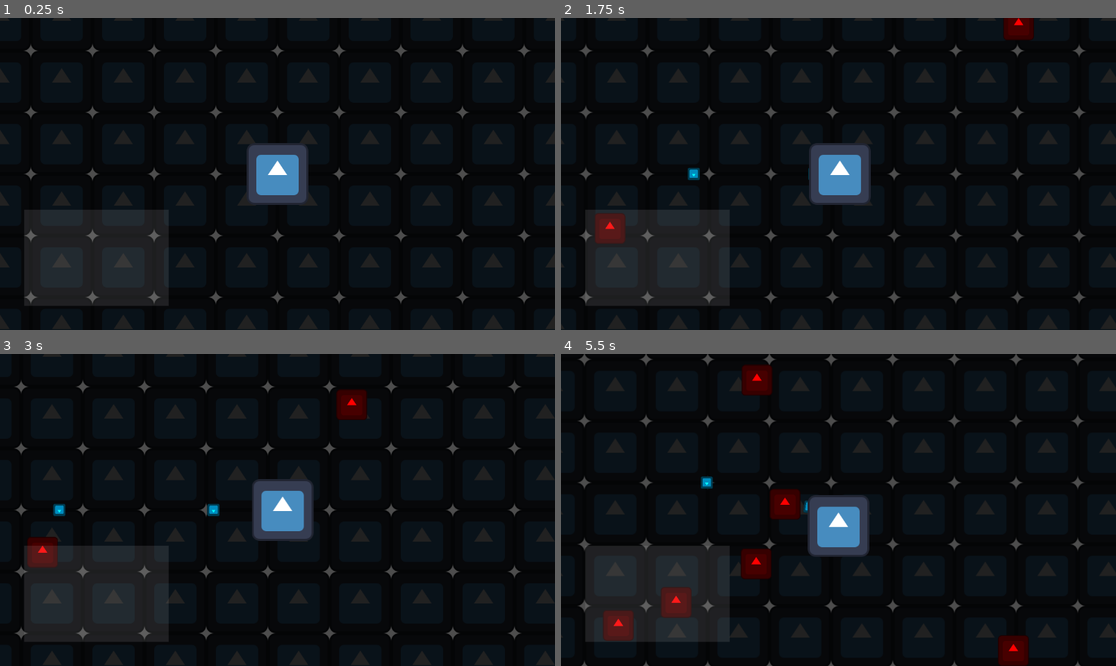
Above: before the commit, frames 1-4 (two rows, left to right).
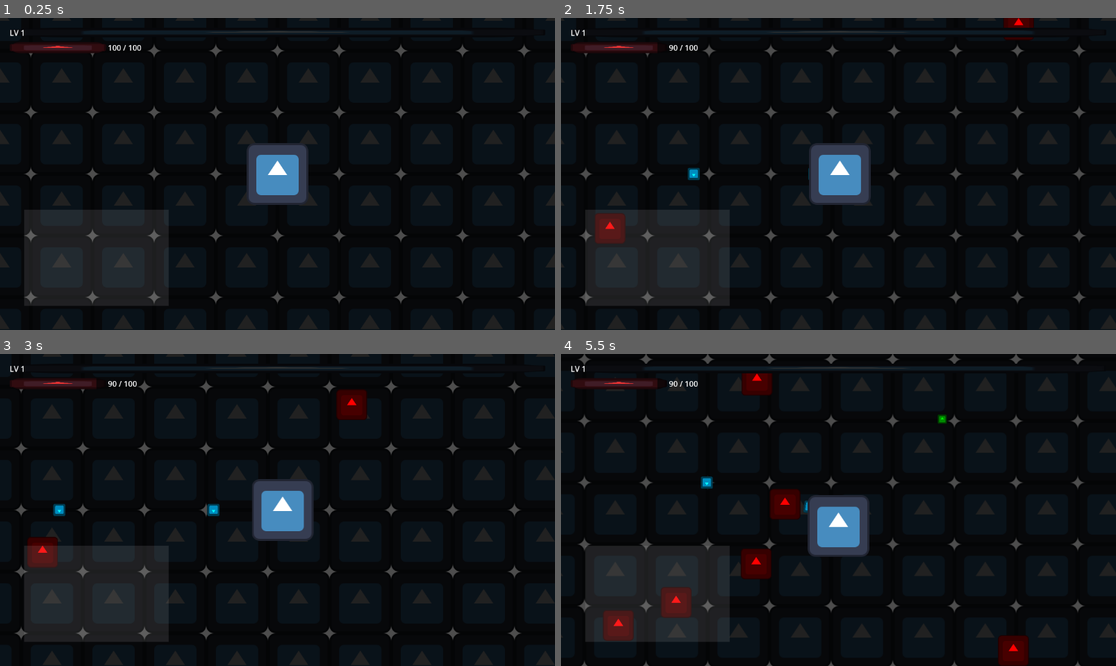
Above: after the commit, the same moments.

Repository: palkeeno/zircon-survivers
Game: Godot game, scene res://scenes/game/Main.tscn
Two runs of this game, one before a commit and one after it. Both use one fixed random seed, a clock stepped at 60 frames per second and the inputs below. The engine's default icon, where the game draws it, is replaced by a stand-in: a white triangle on a blue panel in a dark square.
Inputs (mouse positions are in pixels of both pictures, inside the frame that each line leads up to):
- Up to frame 1 (0.25 s): no input
- Up to frame 2 (1.75 s): tap Enter at 0.5 s; move the mouse to (960, 158) at 0.52 s; hold Right (ui_right) 0.53-1.25 s; hold Shift 0.53-1.25 s; click (960, 158) at 0.67 s; drag from (727, 189) to (855, 174) at 1.27 s
- Up to frame 3 (3 s): move the mouse to (333, 441) at 2.02 s; hold Right (ui_right) 2.03-2.75 s; tap Ctrl at 2.1 s; drag from (249, 572) to (294, 510) at 2.77 s
- Up to frame 4 (5.5 s): move the mouse to (1005, 556) at 3.52 s; hold Left (ui_left) 3.53-4.25 s; tap Alt at 3.6 s; drag from (672, 463) to (821, 510) at 4.27 s; move the mouse to (866, 510) at 5.02 s; hold Down (ui_down) from 5.03 s (still down); hold Shift from 5.03 s (still down); click (866, 510) at 5.17 s

The runs differ from the first frame. In frame 1, 0.9% of the frame differs, in the area x 1-85%, y 3-12%; in frame 2, 1.0%; in frame 3, 0.8%; in frame 4, 1.4%, in the area x 1-94%, y 3-23%.

Commit message:
feat: Implement core player and enemy entities, HUD, and game over screen.

Diff:
--- a/scenes/entities/Enemy.tscn
+++ b/scenes/entities/Enemy.tscn
@@ -2,6 +2,7 @@
 
 [ext_resource type="Script" path="res://scripts/entities/Enemy.gd" id="1_script"]
 [ext_resource type="Texture2D" path="res://icon.svg" id="2_icon"]
+[ext_resource type="PackedScene" path="res://scenes/objects/XPGem.tscn" id="3_gem"]
 
 [sub_resource type="RectangleShape2D" id="RectangleShape2D_1"]
 size = Vector2(40, 40)
@@ -11,6 +12,8 @@
 collision_mask = 5
 motion_mode = 1
 script = ExtResource("1_script")
+xp_gem_scene = ExtResource("3_gem")
+xp_value = 5
 
 [node name="Sprite2D" type="Sprite2D" parent="."]
 modulate = Color(1, 0, 0, 1)
--- a/scenes/game/Main.tscn
+++ b/scenes/game/Main.tscn
@@ -6,6 +6,8 @@
 [ext_resource type="PackedScene" path="res://scenes/entities/Enemy.tscn" id="4_enemy"]
 [ext_resource type="PackedScene" path="res://scenes/ui/LevelUpScreen.tscn" id="5_levelup"]
 [ext_resource type="PackedScene" path="res://scenes/game/Background.tscn" id="6_bg"]
+[ext_resource type="PackedScene" path="res://scenes/ui/HUD.tscn" id="7_hud"]
+[ext_resource type="PackedScene" path="res://scenes/ui/GameOverScreen.tscn" id="8_gameover"]
 
 [node name="Main" type="Node2D"]
 y_sort_enabled = true
@@ -14,8 +16,10 @@
 
 [node name="CanvasLayer" type="CanvasLayer" parent="."]
 
+[node name="HUD" parent="CanvasLayer" instance=ExtResource("7_hud")]
 [node name="VirtualJoystick" parent="CanvasLayer" instance=ExtResource("2_joystick")]
 [node name="LevelUpScreen" parent="CanvasLayer" instance=ExtResource("5_levelup")]
+[node name="GameOverScreen" parent="CanvasLayer" instance=ExtResource("8_gameover")]
 
 [node name="Player" parent="." instance=ExtResource("1_player")]
 joystick_path = NodePath("../CanvasLayer/VirtualJoystick")
--- /dev/null
+++ b/scenes/ui/GameOverScreen.tscn
@@ -0,0 +1,52 @@
+[gd_scene load_steps=2 format=3]
+
+[ext_resource type="Script" path="res://scripts/ui/GameOverScreen.gd" id="1_script"]
+
+[node name="GameOverScreen" type="CanvasLayer"]
+process_mode = 3
+script = ExtResource("1_script")
+
+[node name="Control" type="Control" parent="."]
+layout_mode = 3
+anchors_preset = 15
+anchor_right = 1.0
+anchor_bottom = 1.0
+grow_horizontal = 2
+grow_vertical = 2
+
+[node name="ColorRect" type="ColorRect" parent="Control"]
+layout_mode = 1
+anchors_preset = 15
+anchor_right = 1.0
+anchor_bottom = 1.0
+grow_horizontal = 2
+grow_vertical = 2
+color = Color(0.2, 0, 0, 0.784314)
+
+[node name="VBoxContainer" type="VBoxContainer" parent="Control"]
+layout_mode = 1
+anchors_preset = 8
+anchor_left = 0.5
+anchor_top = 0.5
+anchor_right = 0.5
+anchor_bottom = 0.5
+offset_left = -150.0
+offset_top = -100.0
+offset_right = 150.0
+offset_bottom = 100.0
+grow_horizontal = 2
+grow_vertical = 2
+theme_override_constants/separation = 40
+
+[node name="Label" type="Label" parent="Control/VBoxContainer"]
+layout_mode = 2
+theme_override_font_sizes/font_size = 48
+text = "GAME OVER"
+horizontal_alignment = 1
+
+[node name="RestartButton" type="Button" parent="Control/VBoxContainer"]
+layout_mode = 2
+theme_override_font_sizes/font_size = 24
+text = "RESTART"
+
+[connection signal="pressed" from="Control/VBoxContainer/RestartButton" to="." method="_on_restart_pressed"]
--- /dev/null
+++ b/scenes/ui/HUD.tscn
@@ -0,0 +1,78 @@
+[gd_scene load_steps=3 format=3]
+
+[ext_resource type="Script" path="res://scripts/ui/HUD.gd" id="1_script"]
+[ext_resource type="Texture2D" path="res://icon.svg" id="2_icon"]
+
+[node name="HUD" type="CanvasLayer"]
+script = ExtResource("1_script")
+
+[node name="Control" type="Control" parent="."]
+layout_mode = 3
+anchors_preset = 15
+anchor_right = 1.0
+anchor_bottom = 1.0
+grow_horizontal = 2
+grow_vertical = 2
+
+[node name="MarginContainer" type="MarginContainer" parent="Control"]
+layout_mode = 1
+anchors_preset = 10
+anchor_right = 1.0
+offset_bottom = 80.0
+grow_horizontal = 2
+theme_override_constants/margin_left = 20
+theme_override_constants/margin_top = 20
+theme_override_constants/margin_right = 20
+
+[node name="VBoxContainer" type="VBoxContainer" parent="Control/MarginContainer"]
+layout_mode = 2
+theme_override_constants/separation = 10
+
+[node name="XPBar" type="TextureProgressBar" parent="Control/MarginContainer/VBoxContainer"]
+custom_minimum_size = Vector2(0, 20)
+layout_mode = 2
+nine_patch_stretch = true
+stretch_margin_left = 4
+stretch_margin_top = 4
+stretch_margin_right = 4
+stretch_margin_bottom = 4
+texture_under = ExtResource("2_icon")
+texture_progress = ExtResource("2_icon")
+tint_under = Color(0.2, 0.2, 0.2, 1)
+tint_progress = Color(0.2, 0.6, 1, 1)
+
+[node name="LevelLabel" type="Label" parent="Control/MarginContainer/VBoxContainer/XPBar"]
+layout_mode = 1
+anchors_preset = 4
+anchor_top = 0.5
+anchor_bottom = 0.5
+offset_top = -11.5
+offset_right = 40.0
+offset_bottom = 11.5
+grow_vertical = 2
+text = "LV 1"
+
+[node name="TopRow" type="HBoxContainer" parent="Control/MarginContainer/VBoxContainer"]
+layout_mode = 2
+
+[node name="HPContainer" type="HBoxContainer" parent="Control/MarginContainer/VBoxContainer/TopRow"]
+layout_mode = 2
+size_flags_horizontal = 3
+
+[node name="HPBar" type="TextureProgressBar" parent="Control/MarginContainer/VBoxContainer/TopRow/HPContainer"]
+custom_minimum_size = Vector2(200, 20)
+layout_mode = 2
+value = 100.0
+nine_patch_stretch = true
+stretch_margin_left = 4
+stretch_margin_top = 4
+stretch_margin_right = 4
+stretch_margin_bottom = 4
+texture_under = ExtResource("2_icon")
+texture_progress = ExtResource("2_icon")
+tint_under = Color(0.3, 0.1, 0.1, 1)
+tint_progress = Color(0.9, 0.2, 0.2, 1)
+
+[node name="HPLabel" type="Label" parent="Control/MarginContainer/VBoxContainer/TopRow/HPContainer"]
+layout_mode = 2
+text = "100 / 100"
--- a/scripts/core/GameManager.gd
+++ b/scripts/core/GameManager.gd
@@ -14,6 +14,10 @@
 	LEVEL_UP
 }
 
+var current_state: GameState = GameState.MENU
+var player_reference: Node2D = null
+
+
 func trigger_level_up_choice():
 	# Don't pause physics completely, but maybe stop Spawner?
 	# Classic survivor pauses everything.
@@ -22,8 +26,17 @@
 		current_state = GameState.LEVEL_UP
 		get_tree().paused = true
 		emit_signal("level_up_choice_requested")
-var current_state: GameState = GameState.MENU
-var player_reference: Node2D = null
+func trigger_game_over():
+	if current_state != GameState.GAME_OVER:
+		current_state = GameState.GAME_OVER
+		# Don't pause immediately if we want an animation, but for now pause.
+		# get_tree().paused = true # Maybe handled by UI?
+		emit_signal("game_over")
+
+func reset_game():
+	current_state = GameState.PLAYING
+	# Reload scene handles most reset, but we might need to reset autoload state if any.
+	player_reference = null
 
 func _ready():
 	process_mode = Node.PROCESS_MODE_ALWAYS # Keep running even when paused
@@ -40,13 +53,7 @@
 		emit_signal("game_paused", true)
 
 func resume_game():
-	if current_state == GameState.PAUSED:
+	if current_state == GameState.PAUSED or current_state == GameState.LEVEL_UP:
 		current_state = GameState.PLAYING
 		get_tree().paused = false
 		emit_signal("game_paused", false)
-
-func trigger_game_over():
-	if current_state != GameState.GAME_OVER:
-		current_state = GameState.GAME_OVER
-		get_tree().paused = true
-		emit_signal("game_over")
--- a/scripts/entities/Enemy.gd
+++ b/scripts/entities/Enemy.gd
@@ -40,7 +40,16 @@
 # ... existing code ...
 
 func die():
-	# Drop XP
+	# Drop XP deferred to avoid physics callback errors (add_child)
+	call_deferred("_drop_xp")
+
+	# Return to pool instead of queue_free
+	if has_node("/root/PoolManager"):
+		get_node("/root/PoolManager").return_instance(self, scene_file_path)
+	else:
+		queue_free()
+
+func _drop_xp():
 	if xp_gem_scene and has_node("/root/PoolManager"):
 		var gem = get_node("/root/PoolManager").get_instance(xp_gem_scene)
 		if gem:
@@ -48,9 +57,3 @@
 				gem.spawn(global_position, xp_value)
 			else:
 				gem.global_position = global_position
-
-	# Return to pool instead of queue_free
-	if has_node("/root/PoolManager"):
-		get_node("/root/PoolManager").return_instance(self, scene_file_path)
-	else:
-		queue_free()
--- a/scripts/entities/Player.gd
+++ b/scripts/entities/Player.gd
@@ -35,40 +35,83 @@
 	else:
 		print("Error: GameManager singleton not found at /root/GameManager")
 
-	# Add Hurtbox dynamically to avoid scene editing for now (or use what we have)
+	# 1. Hurtbox (Enemy Collision)
 	var hurtbox = Area2D.new()
 	hurtbox.name = "Hurtbox"
-	# Collision Mask: Enemy is Layer 3 (Value 4)
 	hurtbox.collision_layer = 0
-	hurtbox.collision_mask = 4 # Detects Enemies
+	hurtbox.collision_mask = 4 # Enemy Layer (3, value 4)
 	add_child(hurtbox)
 
-	var shape = CollisionShape2D.new()
-	shape.shape = CircleShape2D.new()
-	shape.shape.radius = 30.0 # Slightly smaller than body
-	hurtbox.add_child(shape)
+	var hurt_shape = CollisionShape2D.new()
+	hurt_shape.shape = CircleShape2D.new()
+	hurt_shape.shape.radius = 35.0
+	hurtbox.add_child(hurt_shape)
 
 	hurtbox.body_entered.connect(_on_hurtbox_body_entered)
 	hurtbox.body_exited.connect(_on_hurtbox_body_exited)
 
+	# 2. Magnet Area (XP Collection)
+	var magnet = Area2D.new()
+	magnet.name = "MagnetArea"
+	magnet.collision_layer = 0
+	magnet.collision_mask = 16 # Loot Layer (5, value 16)
+	add_child(magnet)
+
+	var magnet_shape = CollisionShape2D.new()
+	magnet_shape.shape = CircleShape2D.new()
+	magnet_shape.shape.radius = pickup_range
+	magnet.add_child(magnet_shape)
+
+	# XPGem is an Area2D, so we use area_entered, not body_entered
+	magnet.area_entered.connect(_on_magnet_area_entered)
+
+	# Listen to Game Paused signal to check for sequential level ups
+	if has_node("/root/GameManager"):
+		get_node("/root/GameManager").game_paused.connect(_on_game_paused)
+
+func _on_magnet_area_entered(area):
+	# If area is XPGem (has 'collect' method)
+	if area.has_method("collect"):
+		area.collect(self)
+
 # Damage Handling
+@export var armor: float = 0.0
+
 var _touching_enemies = []
 var _damage_timer = 0.0
 
 func _process(delta):
+	# Validate touching enemies (remove dead/pooled ones)
+	for i in range(_touching_enemies.size() - 1, -1, -1):
+		var enemy = _touching_enemies[i]
+		if not is_instance_valid(enemy) or not enemy.is_inside_tree() or enemy.process_mode == Node.PROCESS_MODE_DISABLED:
+			_touching_enemies.remove_at(i)
+
 	if _touching_enemies.size() > 0:
 		_damage_timer -= delta
 		if _damage_timer <= 0:
-			take_damage(5.0 * _touching_enemies.size()) # 5 dmg per enemy roughly
-			_damage_timer = 0.5 # 2 ticks per second
+			# Calculate total damage from all touching enemies
+			var total_damage = 0.0
+			for enemy in _touching_enemies:
+				# Assume Enemy has 'damage' property. If not, default to 5.0
+				var dmg = enemy.damage if "damage" in enemy else 10.0
+				total_damage += max(0.0, dmg - armor)
+
+			if total_damage > 0:
+				take_damage(total_damage)
+
+			_damage_timer = 0.1 # 10 ticks per second (fast interval)
 
 func _on_hurtbox_body_entered(body):
 	if body.is_in_group("enemies"):
-		_touching_enemies.append(body)
-		# Immediate damage on touch? Or just start timer
+		if body not in _touching_enemies:
+			_touching_enemies.append(body)
+
+		# Immediate damage on touch
 		if _damage_timer <= 0:
-			take_damage(5.0)
-			_damage_timer = 0.5
+			var dmg = body.damage if "damage" in body else 10.0
+			take_damage(max(0.0, dmg - armor))
+			_damage_timer = 0.1
 
 func _on_hurtbox_body_exited(body):
 	if body in _touching_enemies:
@@ -83,22 +126,34 @@
 func die():
 	print("Player Died")
 	emit_signal("player_died")
-	# GameManager.trigger_game_over() # Implement later
+	if has_node("/root/GameManager"):
+		get_node("/root/GameManager").trigger_game_over()
 	queue_free()
+
+func _on_game_paused(is_paused: bool):
+	if not is_paused:
+		# Game Resumed. Check if we have enough XP for another level up.
+		_check_level_up()
 
 func add_experience(amount: int):
 	experience += amount
+	emit_signal("xp_changed", experience, next_level_xp)
+	_check_level_up()
 
-	while experience >= next_level_xp:
+func _check_level_up():
+	# If already leveling up (GameManager state), don't trigger again to avoid glitches
+	# checking paused state might be enough if GM handles it correctly
+	if experience >= next_level_xp:
 		experience -= next_level_xp
 		level += 1
 		next_level_xp = int(next_level_xp * 1.2) + 5
+
 		emit_signal("level_up", level)
+		emit_signal("xp_changed", experience, next_level_xp)
 		print("Level Up! New Level: ", level)
+
 		if has_node("/root/GameManager"):
 			get_node("/root/GameManager").trigger_level_up_choice()
-
-	emit_signal("xp_changed", experience, next_level_xp)
 
 
 func _physics_process(_delta):
--- /dev/null
+++ b/scripts/ui/GameOverScreen.gd
@@ -0,0 +1,19 @@
+extends CanvasLayer
+
+func _ready():
+	visible = false
+	process_mode = Node.PROCESS_MODE_ALWAYS
+
+	if has_node("/root/GameManager"):
+		get_node("/root/GameManager").game_over.connect(_on_game_over)
+
+func _on_game_over():
+	visible = true
+	get_tree().paused = true
+
+func _on_restart_pressed():
+	if has_node("/root/GameManager"):
+		get_node("/root/GameManager").reset_game()
+
+	get_tree().paused = false
+	get_tree().reload_current_scene()
--- /dev/null
+++ b/scripts/ui/HUD.gd
@@ -0,0 +1,53 @@
+extends CanvasLayer
+
+@onready var hp_bar = $Control/MarginContainer/VBoxContainer/TopRow/HPContainer/HPBar
+@onready var hp_label = $Control/MarginContainer/VBoxContainer/TopRow/HPContainer/HPLabel
+@onready var xp_bar = $Control/MarginContainer/VBoxContainer/XPBar
+@onready var level_label = $Control/MarginContainer/VBoxContainer/XPBar/LevelLabel
+
+func _ready():
+	# Connect to Player signals if available via GameManager
+	# Or GameManager could broadcast them.
+	# But strictly, Player emits them.
+
+	# Wait for Player to register? Or check GameManager.
+	if has_node("/root/GameManager"):
+		var gm = get_node("/root/GameManager")
+		if gm.player_reference:
+			_connect_player(gm.player_reference)
+
+		# Also watch for future registrations (not implemented in GM yet, but we can poll or use a signal if we added one)
+		# For now, let's assume Main creates HUD after Player, or we poll in process once.
+
+	set_process(true)
+
+var _player_connected = false
+func _process(_delta):
+	if not _player_connected and has_node("/root/GameManager"):
+		var gm = get_node("/root/GameManager")
+		if gm.player_reference:
+			_connect_player(gm.player_reference)
+			set_process(false)
+
+func _connect_player(player):
+	_player_connected = true
+	player.hp_changed.connect(_on_hp_changed)
+	player.xp_changed.connect(_on_xp_changed)
+	player.level_up.connect(_on_level_up)
+
+	# Initial update
+	_on_hp_changed(player.current_hp, player.max_hp)
+	_on_xp_changed(player.experience, player.next_level_xp)
+	_on_level_up(player.level)
+
+func _on_hp_changed(current, max_val):
+	hp_bar.max_value = max_val
+	hp_bar.value = current
+	hp_label.text = "%d / %d" % [int(current), int(max_val)]
+
+func _on_xp_changed(current, next):
+	xp_bar.max_value = next
+	xp_bar.value = current
+
+func _on_level_up(level):
+	level_label.text = "LV %d" % level
--- a/scripts/weapons/Projectile.gd
+++ b/scripts/weapons/Projectile.gd
@@ -3,7 +3,7 @@
 
 @export var speed: float = 400.0
 @export var damage: float = 5.0
-@export var life_time: float = 3.0
+@export var life_time: float = 10.0
 
 var _direction: Vector2 = Vector2.RIGHT
 var _life_timer: float = 0.0
Not shown, added: scripts/ui/GameOverScreen.gd.uid
Not shown, added: scripts/ui/HUD.gd.uid
